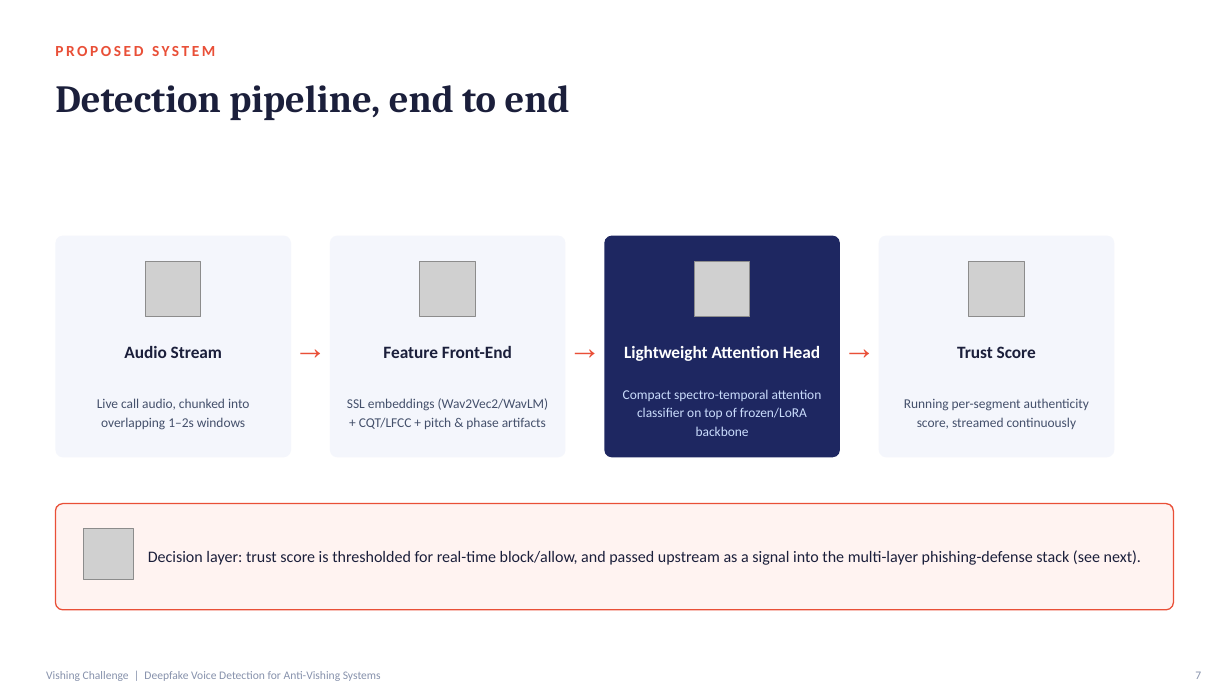
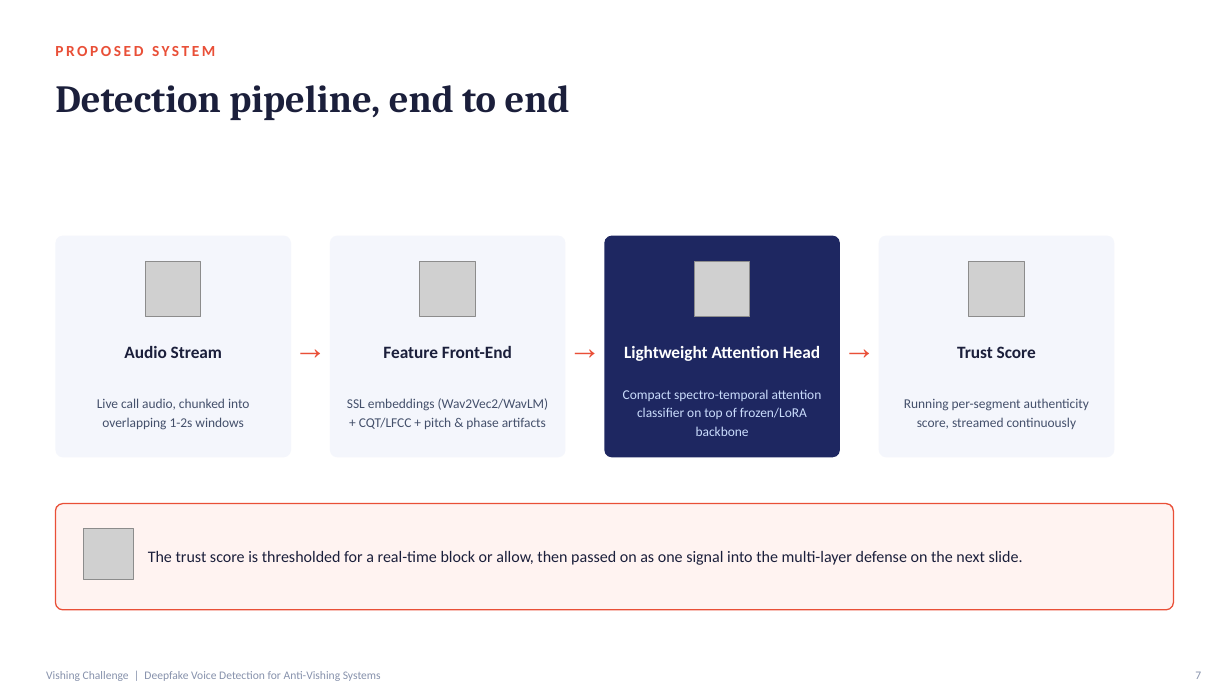
Before and after one commit to mertBiricik/vishing, a slide deck: slide 7 of slides/anti_vishing_proposal.pptx. Drawn at 1232x693 pixels with LibreOffice and Linux fonts; fonts in the diff are those of the drawing; grey boxes stand for pictures. Boxes give left, top, right and bottom in pixels: in the first picture for what was removed or moved away, otherwise in the second. Text is boxed around its words. In the diff, an @@ line names an element or a change of style, - is before the commit and + after.

```diff
--- a/slides/anti_vishing_proposal.pptx
+++ b/slides/anti_vishing_proposal.pptx
@@ text at (x1=97, y1=398, x2=249, y2=430): text changed @@
-Live call audio, chunked into overlapping 1–2s windows
+Live call audio, chunked into overlapping 1-2s windows
@@ text at (x1=148, y1=551, x2=1023, y2=565): text changed @@
-Decision layer: trust score is thresholded for real-time block/allow, and passed upstream as a signal into the multi-layer phishing-defense stack (see next).
+The trust score is thresholded for a real-time block or allow, then passed on as one signal into the multi-layer defense on the next slide.
```
Also in this commit, not shown: 8 other slides changed, 1 other file.
